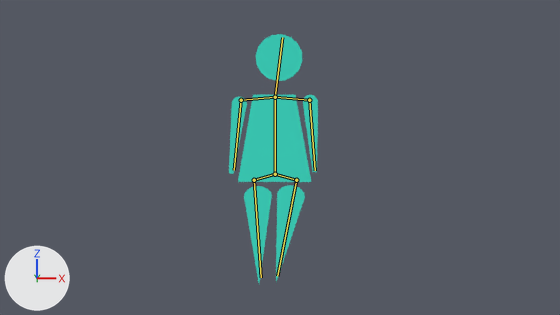
A saved change to the Blender file props/assets.blend.
Rendered twice from the file's camera 'cam4'. Arrows for +X, +Y and +Z are at lower left; the lights stay in place. Both versions are drawn at frame 15 of the action 'im_walking'; the numbers are the values there. The bones that bend it are drawn over the model as lines.

Names of what the first picture shows: 'char1'.
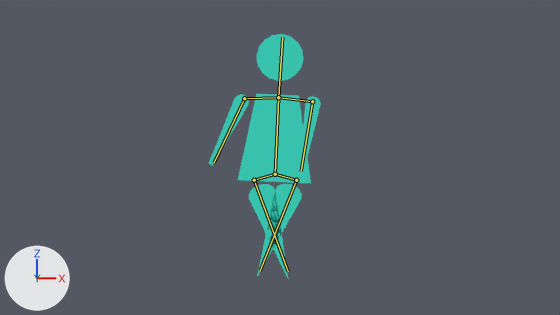
Changed parts and their boxes [x1, y1, x2, y2] in the pictures (560 x 315 px):
```json
{"object": "char1", "change": "posed", "before": [229, 34, 318, 283], "after": [209, 34, 321, 278], "on screen": "26% wider"}
{"bone": "torso", "before": "(275, 174) to (275, 97)", "after": "(275, 174) to (278, 97)"}
{"bone": "Arm_L", "before": "(309, 100) to (315, 170)", "after": "(312, 101) to (301, 171)"}
{"bone": "Arm_R", "before": "(241, 100) to (234, 170)", "after": "(244, 98) to (214, 162)"}
{"bone": "head", "before": "(275, 97) to (282, 37)", "after": "(278, 97) to (282, 37)"}
{"bone": "leg_L", "before": "(296, 180) to (277, 276)", "after": "(296, 180) to (260, 270)"}
{"bone": "leg_R", "before": "(254, 180) to (261, 277)", "after": "(254, 180) to (288, 271)"}
```

Scene script edits in JSON lines:
```json
{"block": "bone_torso", "where": "bone_torso = bpy.data.objects['Armature'].pose.bones['torso']"}
{"op": "set", "path": "bone_torso.rotation_quaternion", "old": "(1.0, 0.0, 0.0, 0.0)", "new": "(1.0, 0.0, 0.0, -0.021)", "note": "degrees (0, 0, 0) -> degrees (0, 0, -2)"}
{"block": "bone_arm_l", "where": "bone_arm_l = bpy.data.objects['Armature'].pose.bones['Arm_L']  # child of 'shld_L'"}
{"op": "set", "path": "bone_arm_l.rotation_quaternion", "old": "(0.998, -0.068, 0.0, 0.0)", "new": "(0.986, -0.167, 0.0, 0.0)", "note": "degrees (-8, 0, 0) -> degrees (-19, 0, 0)"}
{"block": "bone_arm_r", "where": "bone_arm_r = bpy.data.objects['Armature'].pose.bones['Arm_R']  # child of 'shld_R'"}
{"op": "set", "path": "bone_arm_r.rotation_quaternion", "old": "(0.998, -0.058, 0.0, 0.0)", "new": "(0.996, 0.089, 0.0, 0.0)", "note": "degrees (-7, 0, 0) -> degrees (10, 0, 0)"}
{"block": "bone_head", "where": "bone_head = bpy.data.objects['Armature'].pose.bones['head']  # child of 'torso'"}
{"op": "set", "path": "bone_head.rotation_quaternion", "old": "(0.998, 0.0, 0.0, -0.061)", "new": "(1.0, 0.0, 0.0, -0.011)", "note": "degrees (0, 0, -7) -> degrees (0, 0, -1)"}
{"block": "bone_leg_l", "where": "bone_leg_l = bpy.data.objects['Armature'].pose.bones['leg_L']  # child of 'hip_L'"}
{"op": "set", "path": "bone_leg_l.rotation_quaternion", "old": "(0.99, -0.143, 0.0, 0.0)", "new": "(0.972, -0.235, 0.0, 0.0)", "note": "degrees (-16, 0, 0) -> degrees (-27, 0, 0)"}
{"block": "bone_leg_r", "where": "bone_leg_r = bpy.data.objects['Armature'].pose.bones['leg_R']  # child of 'hip_R'"}
{"op": "set", "path": "bone_leg_r.rotation_quaternion", "old": "(0.997, -0.082, 0.0, 0.0)", "new": "(0.975, -0.222, 0.0, 0.0)", "note": "degrees (-9, 0, 0) -> degrees (-26, 0, 0)"}
```
